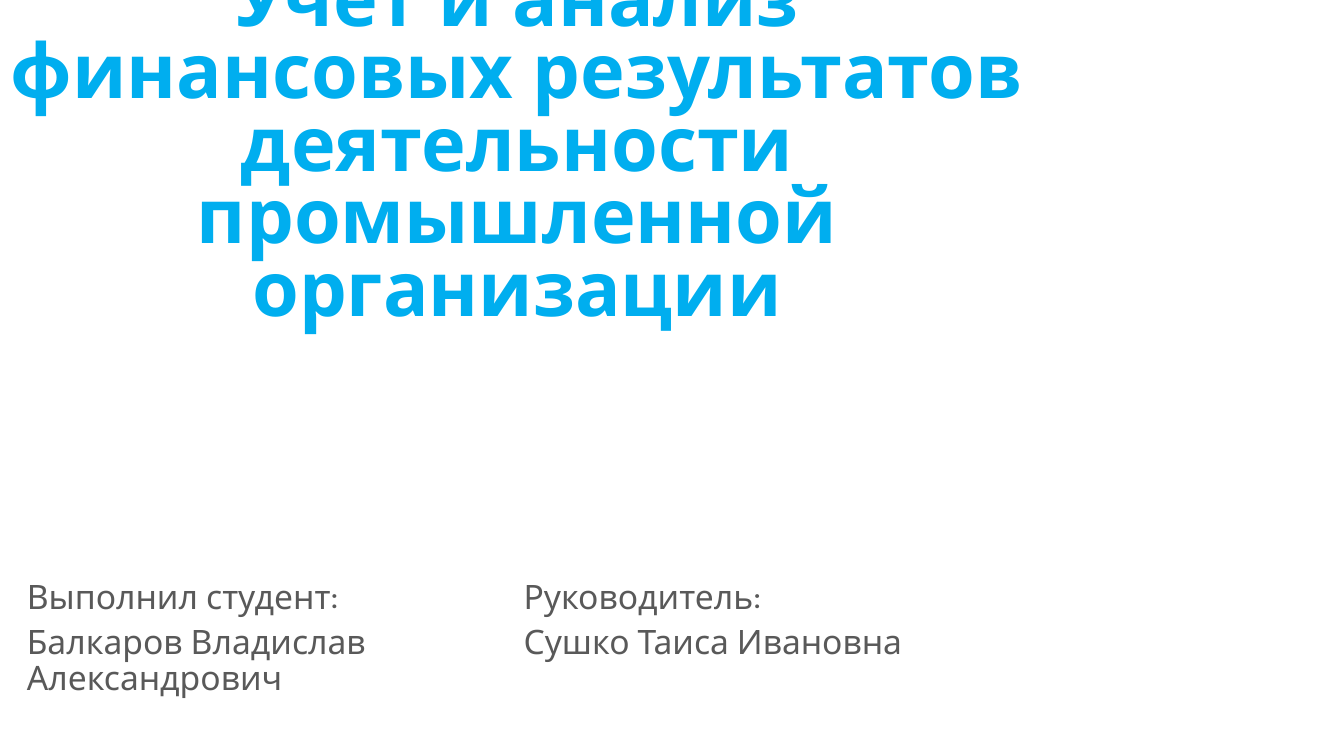
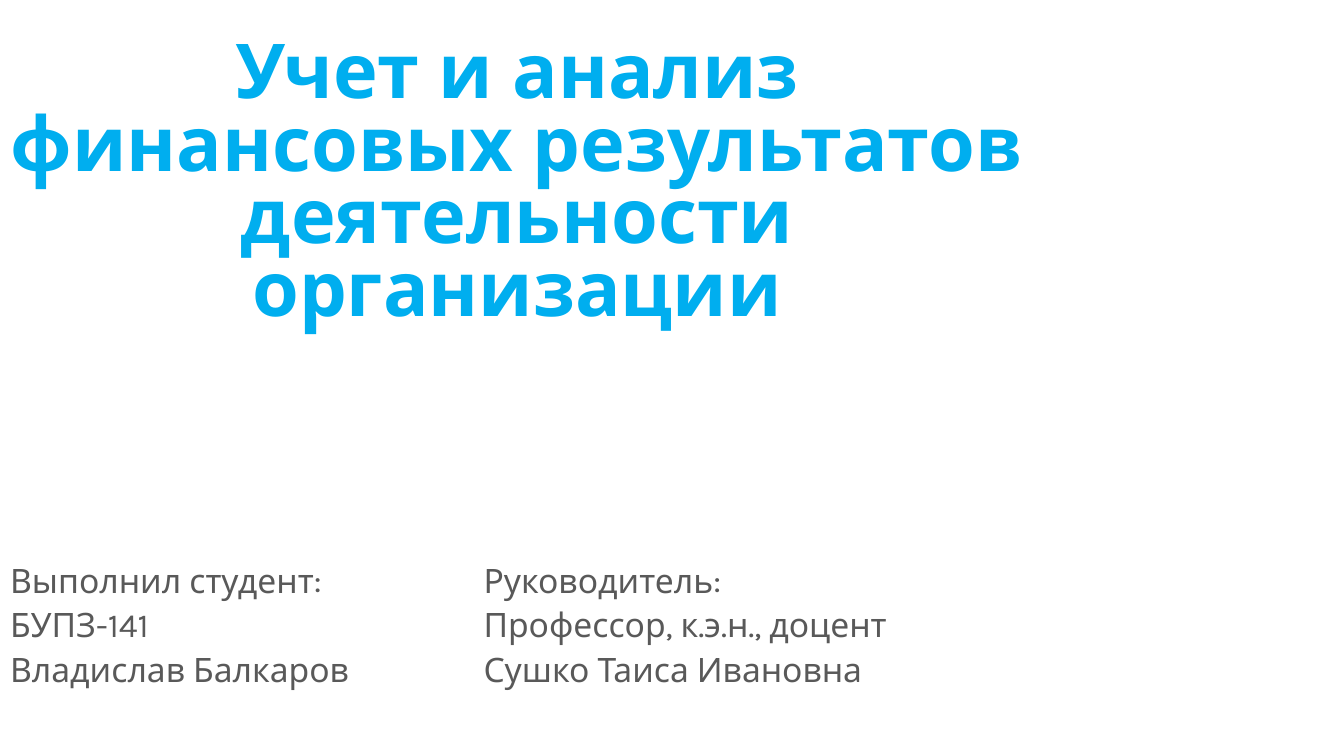
Before and after one commit to balkar20/diplom, a slide deck: slide 1 of Диплом финрезультаты.pptx. Drawn at 1344x756 pixels with LibreOffice and Linux fonts; fonts in the diff are those of the drawing; background and template pictures are left out. Boxes give left, top, right and bottom in pixels: in the first picture for what was removed or moved away, otherwise in the second. Text is boxed around its words. In the diff, an @@ line names an element or a change of style, - is before the commit and + after.

```diff
--- a/Диплом финрезультаты.pptx
+++ b/Диплом финрезультаты.pptx
@@ title at (11, 44, 1023, 334): text changed @@
-Учет и анализ финансовых результатов деятельности
-промышленной организации
+Учет и анализ финансовых результатов деятельности организации
@@ subtitle "Выполнил студент:": place and size @@
-subtitle "Выполнил студент:" at (27, 585, 366, 698)
+subtitle "Выполнил студент:" at (10, 569, 349, 690)
@@ text "Руководитель:": place and size @@
-text "Руководитель:" at (524, 585, 902, 662)
+text "Руководитель:" at (484, 569, 886, 690)
@@ subtitle at (10, 612, 349, 690): text changed @@
-Балкаров Владислав Александрович
+БУПЗ-141
+Владислав Балкаров
@@ text at (484, 611, 886, 645): paragraph added @@
+Профессор, к.э.н., доцент
```
Also in this commit, not shown: 3 other slides changed, 1 slide added, 1 other file.
